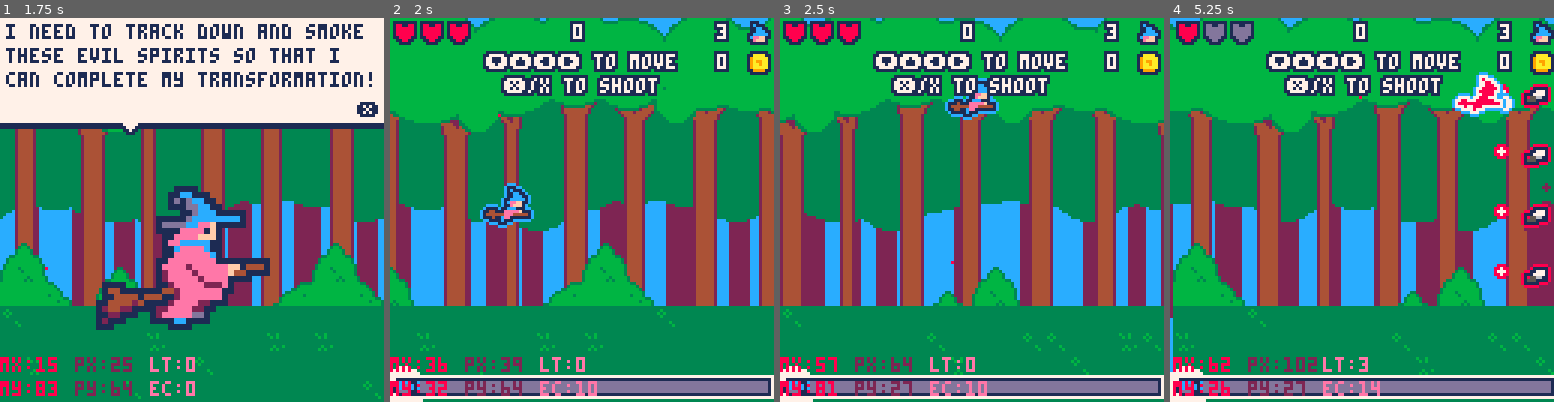
Above: before the commit, frames 1-4 (left to right).
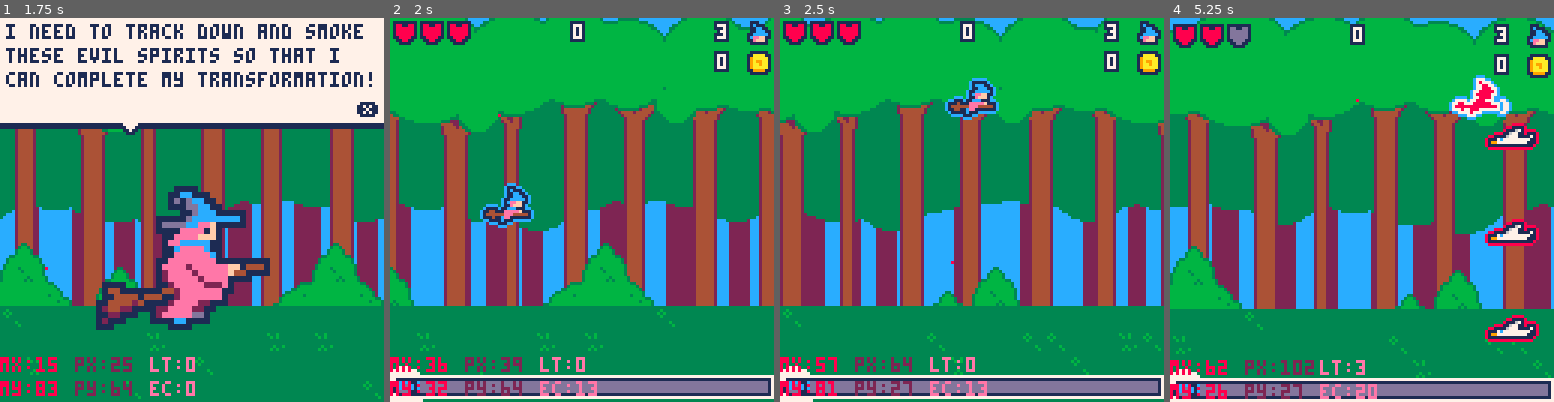
Above: after the commit, the same moments.

Repository: roseblack02/pico8-witch_blaster
Game: PICO-8 cartridge witch_blaster.p8
Same seed, same stepped clock (60 frames per second), same inputs: the game is played once before the commit and once after it.
Inputs (mouse positions are in pixels of both pictures, inside the frame that each line leads up to):
- Up to frame 1 (1.75 s): tap X (X key) at 0.33, 1.07 s; click (280, 121) at 0.67 s; tap O (Z key) at 0.7, 1.7 s; click (46, 267) at 1.22 s; hold Right from 1.6 s (still down)
- Up to frame 2 (2 s): keep holding Right; click (497, 114) at 1.77 s; tap X (X key) at 1.85 s
- Up to frame 3 (2.5 s): release Right at 2.1 s; tap O (Z key) at 2.1 s; hold Up 2.15-2.42 s; click (952, 259) at 2.32 s; hold Right from 2.47 s (still down)
- Up to frame 4 (5.25 s): tap O (Z key) every 0.4 s from 2.5 to 4.9 s; click (1404, 106) at 2.87 s; tap X (X key) at 2.97, 4.08, 5.2 s; release Right at 3.03 s; hold Left 3.08-3.58 s; click (1465, 256) at 3.42 s; hold Down 3.63-3.97 s; click (1231, 102) at 3.97 s; hold Right 4.02-4.68 s; click (1292, 248) at 4.52 s; hold Up 4.73-5.03 s; click (1354, 94) at 5.07 s; hold Left from 5.08 s (still down)

Frame 1 is identical in both runs. In frame 2, 4.4% of the frame differs, in the area x 24-75%, y 8-98%; in frame 3, 4.3%; in frame 4, 31%, in the area x 0-100%, y 0-100%.

Commit message:
working on level 2 and levels txt file has been changed to lua file

Diff:
--- a/levels.txt
+++ b/levels.lua
@@ -14,12 +14,13 @@
 			}
 		}
 
-level2={wave1={gulls={{230,38},{230,70},{230,102}},
-				snails={{190,98},{195,108},{200,118}},
-				flies={{320,24},{320,44},{320,64},{320,84}}
+level2={wave1={gulls={{215,38},{215,70},{215,102}},
+				worms={{200,98},{220,108},{240,118}},
+				flies={{325,24},{325,34},{325,44},{325,54},{325,64},{325,74},{325,84}}
 			},
-		wave2={owls={{350,32},{350,96}},
-				worms={{270,98},{275,108},{280,118}}
+		wave2={owls={{170,32},{170,96}},
+				snails={{130,98},{140,108},{150,118},{170,118},{180,108},{190,98}},
+				flies={{200,24},{200,44},{200,64},{200,84},{260,34},{260,54},{260,74},{260,94},{200,24},{200,44},{200,64},{200,84}}
 			},
 		wave3={gulls={{230,38},{230,70},{230,102}},
 				flies={{290,24},{290,34},{290,44},{290,54},{290,64},{290,74},{290,84}},
--- a/witch_blaster.p8
+++ b/witch_blaster.p8
@@ -46,9 +46,9 @@
 	text_wave=0
 
 	--get level info from text file
-	#include levels.txt
+	#include levels.lua
 	levels={level1,level2,level3,level4,level5}
-	level=1
+	level=2
 	level_timer=0
 	wave1,wave2,wave3=true,false,false
 	level_clear=false
